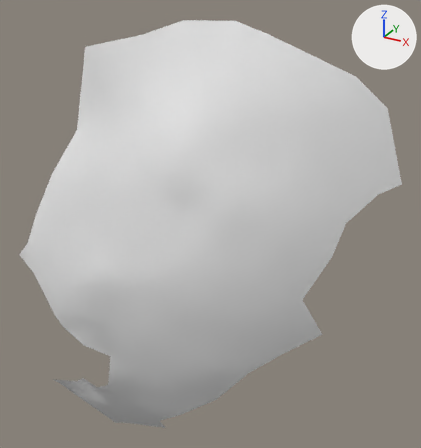
The OBJ model res/final/onecam_fullvolume/12/cleanedup/FullVolium.000544.obj as it was, and as the next commit left it.
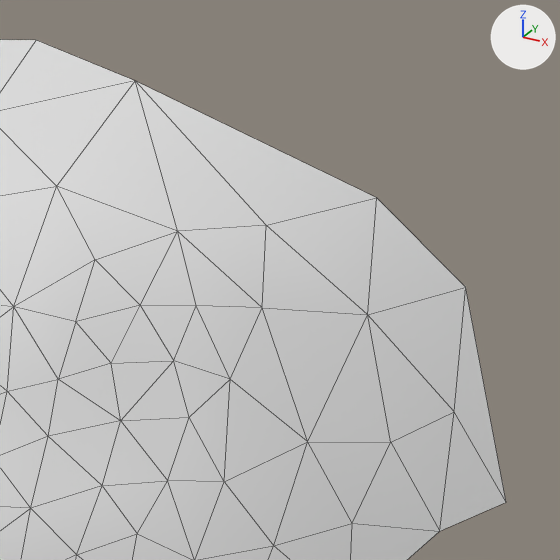
There are two pictures of each version: one whole from a camera (50 mm lens) standing at (-681.0, 270.8, 1251.6) and looking at (-744.3, 385.9, 1194.0), one close up on the part from 53% to 100% of the width and 1% to 46% of the height. Arrows for +X, +Y and +Z are at upper right; the lights stay in place. The close-ups show mesh edges as thin lines. Where no turn or scale is listed for an object, it has been applied to the vertices.

Names of what the first close-up shows: 'FullVolium.000544'.
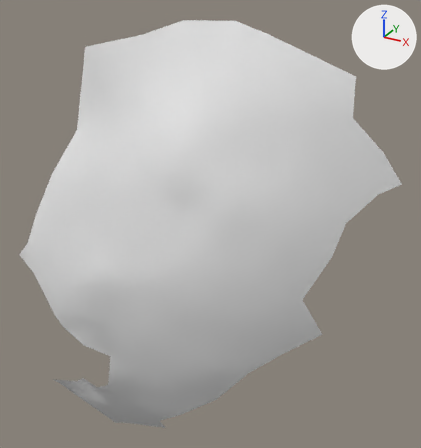
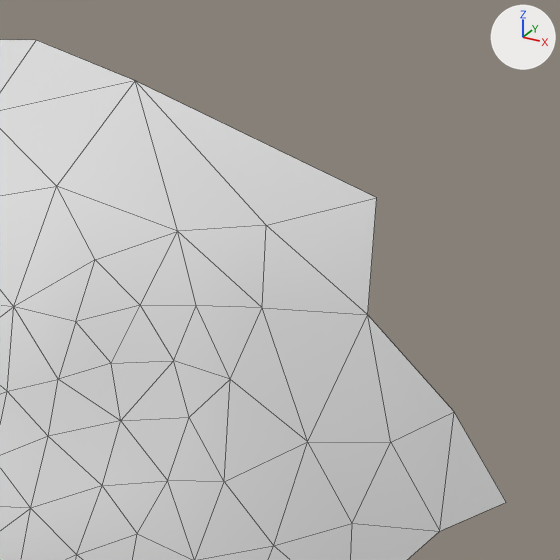
The edits, one by one:
me_fullvolium_000544 has 254 vertices, 466 faces and spans x -783.2..-703.6, y 356.4..407.3, z 1128.8..1240.9.
me_fullvolium_000544 is used by ob_fullvolium_000544; location (0.0, 0.0, 0.0).
Verts and faces of me_fullvolium_000544; kept vertices keep their numbers, new ones are numbered from 254.
Before the commit, vertices of me_fullvolium_000544: 138 (-703.6, 403.7, 1205.8) at pixel (506, 502), 139 (-708.2, 401.5, 1213.3) at pixel (454, 411), 183 (-715.1, 398.3, 1221.1) at pixel (367, 314), 184 (-709.7, 407.3, 1222.1) at pixel (465, 287), 186 (-716.8, 404.0, 1229.1) at pixel (376, 197).
Part 1, on me_fullvolium_000544:
Vertices deleted: 184 (with the faces that use them).

What differs and where, as boxes (x1, y1, x2, y2) in the close-ups (560 x 560 px):
part 1 of me_fullvolium_000544, deleted
    before: (368, 199, 506, 501)
